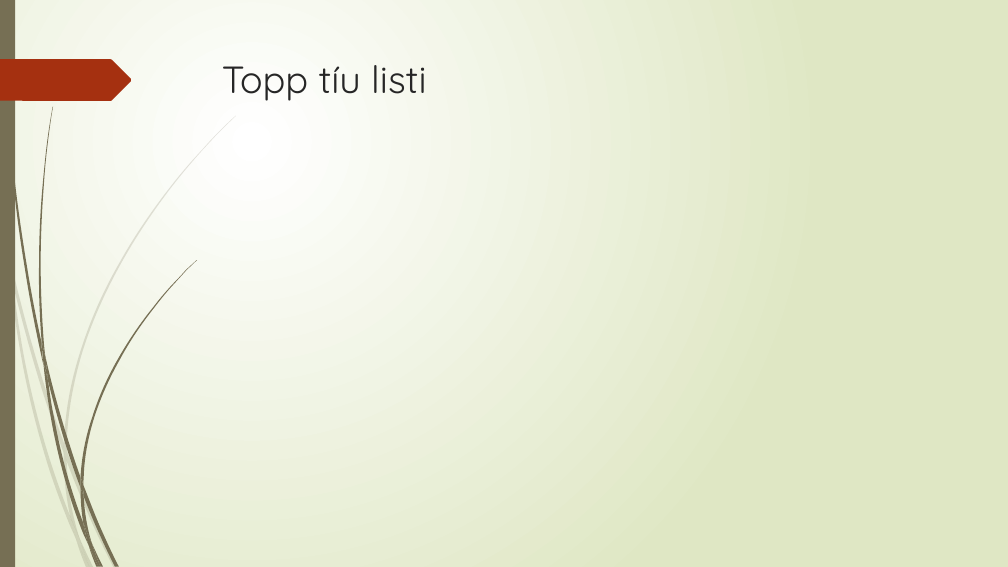
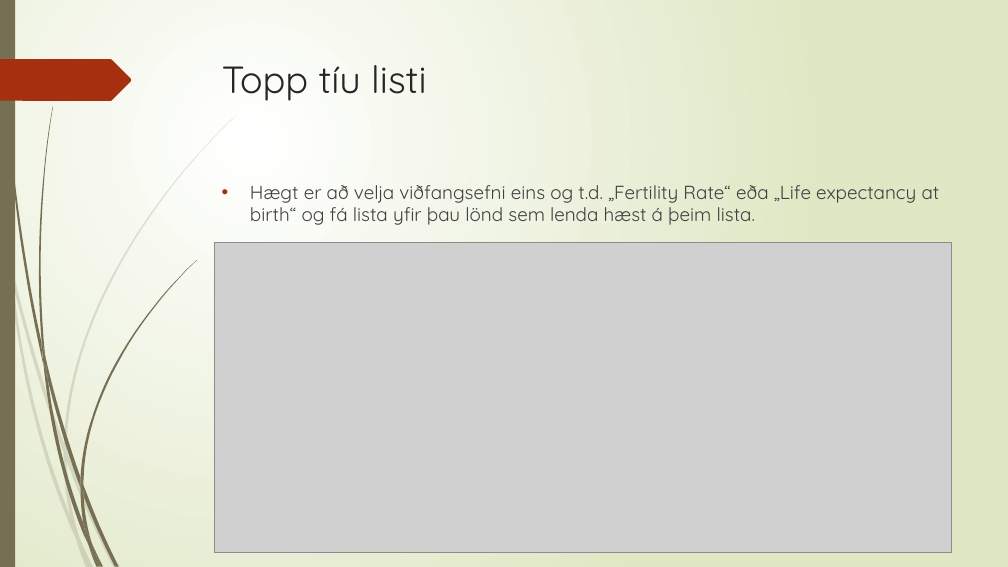
Before and after one commit to thortom/T-316-GAVI, a slide deck: slide 8 of Verkefni3/Kynning.pptx. Drawn at 1008x567 pixels with LibreOffice and Linux fonts; fonts in the diff are those of the drawing; grey boxes stand for pictures. Boxes give left, top, right and bottom in pixels: in the first picture for what was removed or moved away, otherwise in the second. Text is boxed around its words. In the diff, an @@ line names an element or a change of style, - is before the commit and + after.

```diff
--- a/Verkefni3/Kynning.pptx
+++ b/Verkefni3/Kynning.pptx
@@ text added at [250, 185, 940, 225], 18 pt, text #404040 @@
+• Hægt er að velja viðfangsefni eins og t.d. „Fertility Rate“ eða „Life expectancy at birth“ og fá lista yfir þau lönd sem lenda hæst á þeim lista.
@@ picture added at [214, 243, 951, 553] @@
```
Also in this commit, not shown: 1 other slide changed, 3 slides added, 1 slide removed.
